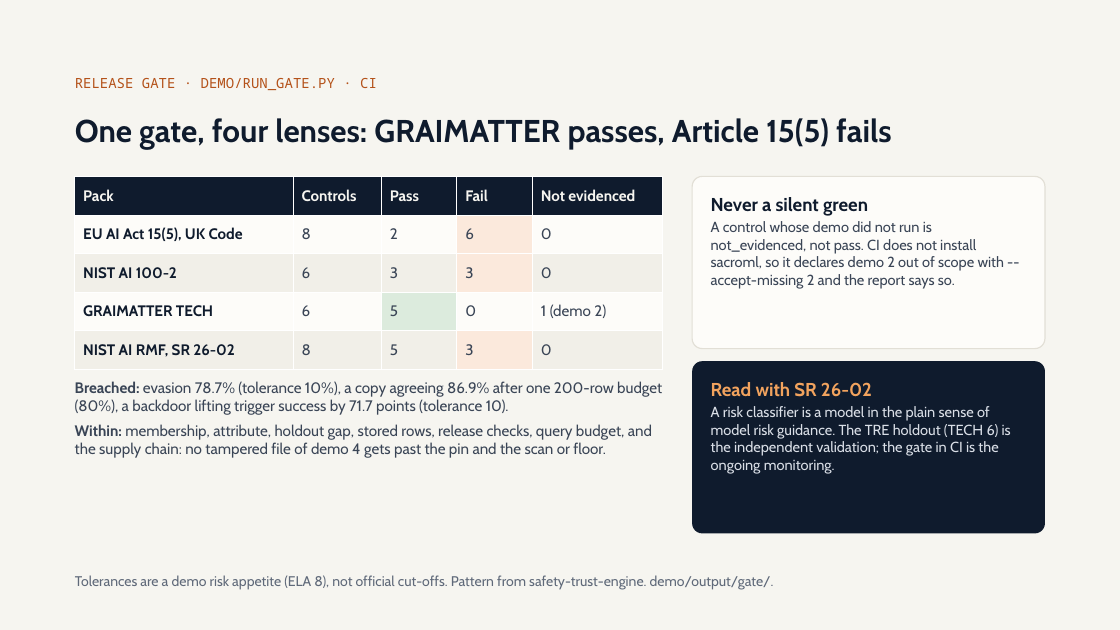
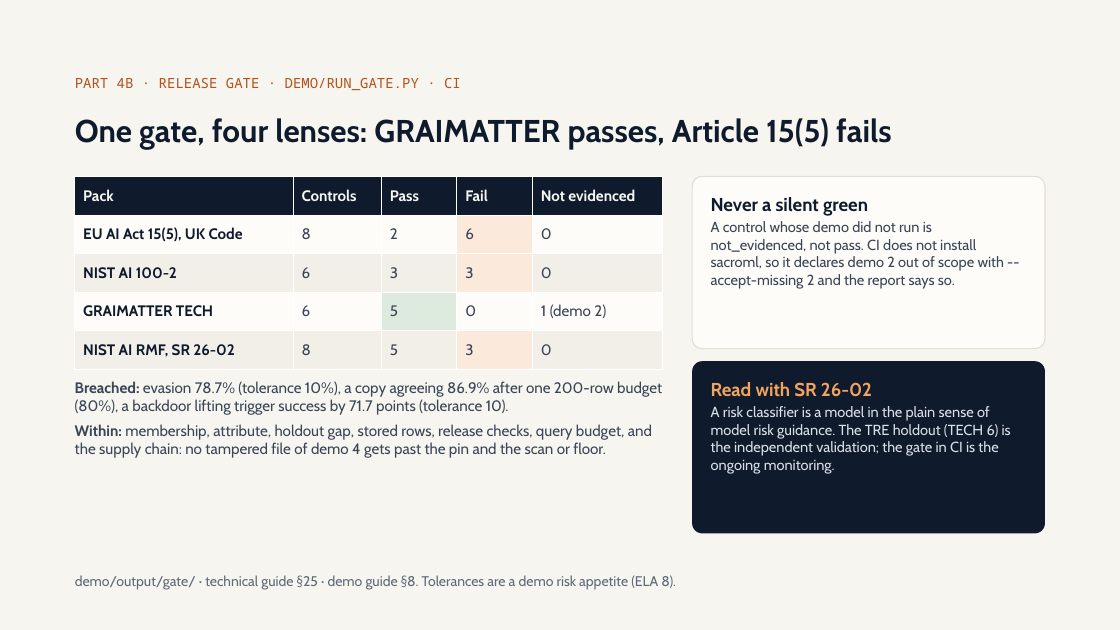
Before and after one commit to olonok69/graimatter_ML, a slide deck: slide 56 of docs/Adversarial_ML.pptx. Drawn at 1120x630 pixels with LibreOffice and Linux fonts; fonts in the diff are those of the drawing. Boxes give left, top, right and bottom in pixels: in the first picture for what was removed or moved away, otherwise in the second. Text is boxed around its words. In the diff, an @@ line names an element or a change of style, - is before the commit and + after.

```diff
--- a/docs/Adversarial_ML.pptx
+++ b/docs/Adversarial_ML.pptx
@@ text at <box>75,78,461,90</box>: text changed @@
-RELEASE GATE · DEMO/RUN_GATE.PY · CI
+PART 4B · RELEASE GATE · DEMO/RUN_GATE.PY · CI
@@ text at <box>75,575,676,590</box>: text changed @@
-Tolerances are a demo risk appetite (ELA 8), not official cut-offs. Pattern from safety-trust-engine. demo/output/gate/.
+demo/output/gate/ · technical guide §25 · demo guide §8. Tolerances are a demo risk appetite (ELA 8).
```
Also in this commit, not shown: 23 other slides changed, 1 slide added, 14 other files.
